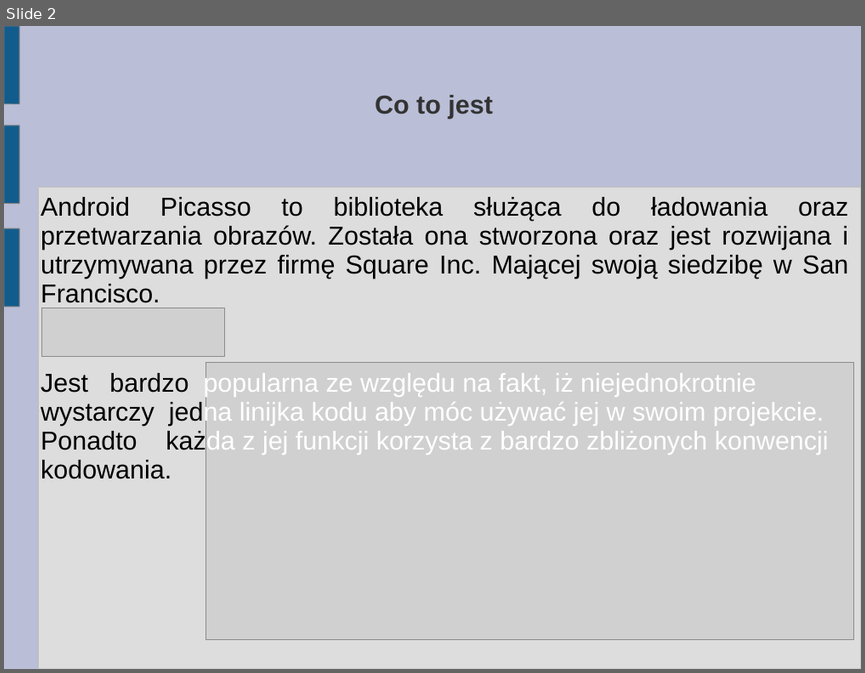
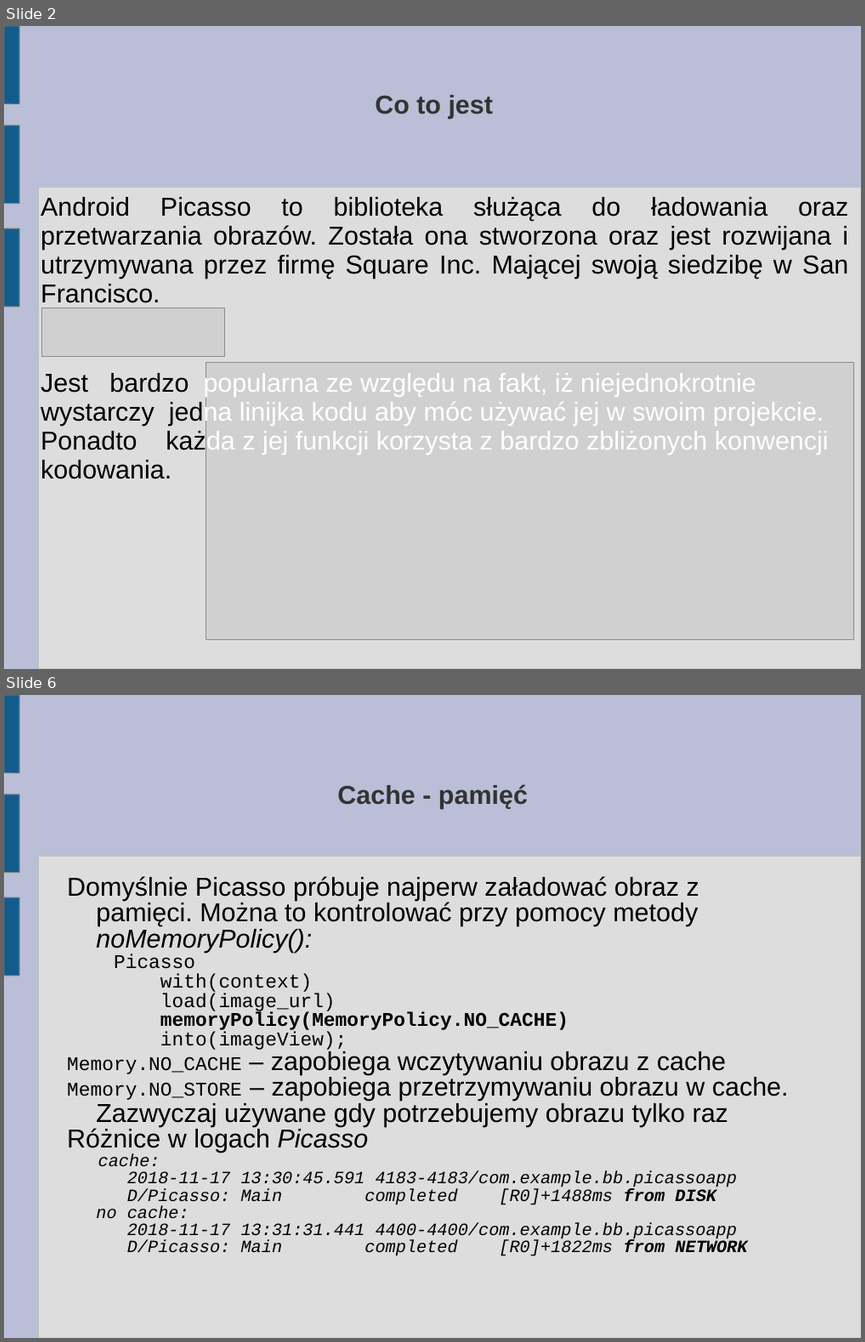
Before and after one commit to karolbisztyga/studies, a slide deck: android/picassopresentation/prezentacja.ppt. Shown one above the other, each under a label of ours: slide 2 before the commit, slides 2 and 6 after it; the slides between them are not shown. The pictures are 865x673 and 865x1342 pixels, drawn with LibreOffice and Linux fonts; fonts in the diff are those of the drawing; grey boxes stand for pictures. Boxes give left, top, right and bottom in pixels: in the first picture for what was removed or moved away, otherwise in the second. Text is boxed around its words. In the diff, an @@ line names an element or a change of style, - is before the commit and + after.

```diff
--- a/android/picassopresentation/prezentacja.ppt
+++ b/android/picassopresentation/prezentacja.ppt
@@ slide 6 added at (x1=4, y1=695, x2=861, y2=1338), background #BABED6; not listed: 4 template elements that a slide beside it also shows @@
@@ title added at (x1=337, y1=784, x2=528, y2=809), 24 pt, text #333333, bold @@
+Cache - pamięć
@@ text added at (x1=67, y1=876, x2=789, y2=1256), 24 pt, text #000000 @@
+Domyślnie Picasso próbuje najperw załadować obraz z pamięci. Można to kontrolować przy pomocy metody noMemoryPolicy():
+Picasso
+with(context)
+load(image_url)
+memoryPolicy(MemoryPolicy.NO_CACHE)
+into(imageView);
+Memory.NO_CACHE – zapobiega wczytywaniu obrazu z cache
+Memory.NO_STORE – zapobiega przetrzymywaniu obrazu w cache. Zazwyczaj używane gdy potrzebujemy obrazu tylko raz
+Różnice w logach Picasso
+cache:
+2018-11-17 13:30:45.591 4183-4183/com.example.bb.picassoapp D/Picasso: Main completed [R0]+1488ms from DISK
+no cache:
+2018-11-17 13:31:31.441 4400-4400/com.example.bb.picassoapp D/Picasso: Main completed [R0]+1822ms from NETWORK
```
Also in this commit, not shown: 12 other slides added, 1 slide removed, 2 other files.
